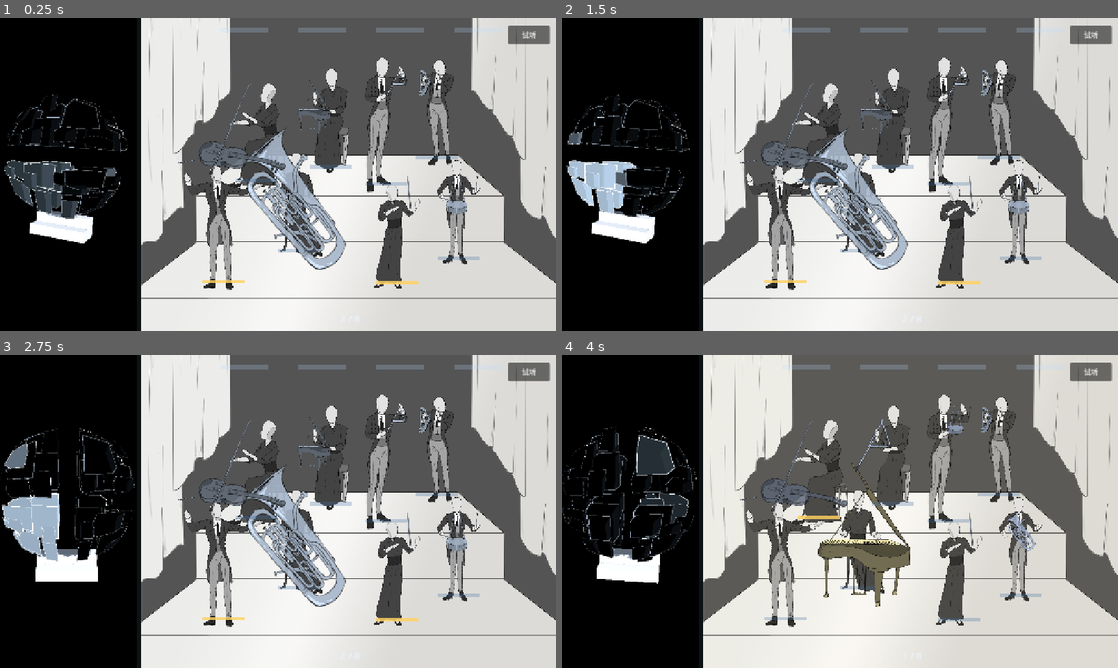
Above: before the commit, frames 1-4 (two rows, left to right).
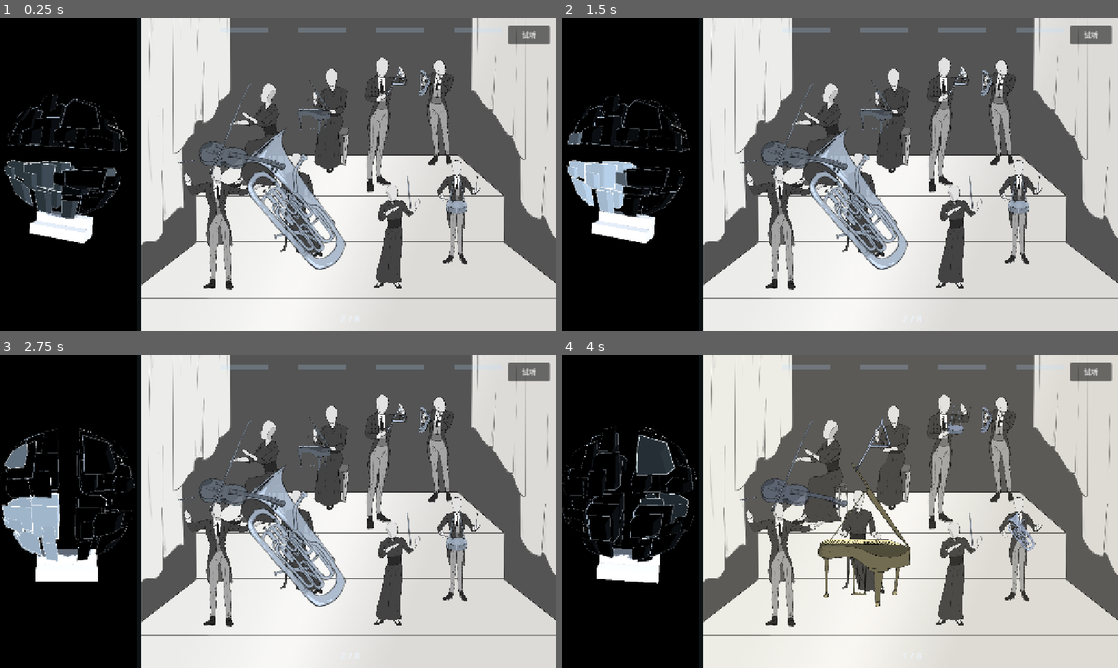
Above: after the commit, the same moments.

Repository: XiaozhiChenshi/A-ssemball
Game: Godot game, scene res://scenes/levels/chapter_2/level_2.tscn
Two runs of this game, one before a commit and one after it. Both use one fixed random seed, a clock stepped at 60 frames per second and the inputs below. This scene is started directly instead of the project's main scene.
Inputs (mouse positions are in pixels of both pictures, inside the frame that each line leads up to):
- Up to frame 1 (0.25 s): no input
- Up to frame 2 (1.5 s): tap Enter at 0.5, 0.6 s; move the mouse to (962, 158) at 0.52 s; hold D (rotate_sphere_right) 0.53-1.25 s; click (962, 158) at 0.67 s; tap Space at 0.77 s; drag from (728, 190) to (812, 237) at 1.27 s
- Up to frame 3 (2.75 s): move the mouse to (333, 442) at 2.02 s; hold D (rotate_sphere_right) from 2.03 s (still down); tap 2 at 2.1 s; click (333, 442) at 2.17 s
- Up to frame 4 (4 s): release D (rotate_sphere_right) at 2.75 s; drag from (812, 574) to (673, 464) at 2.77 s; move the mouse to (1006, 558) at 3.52 s; hold A (rotate_sphere_left) from 3.53 s (still down); tap 4 at 3.6 s; click (1006, 558) at 3.67 s; tap Space at 3.77 s

The runs differ from the first frame. In frame 1, 0.6% of the frame differs, in the area x 36-87%, y 44-86%; in frame 2, 0.6%; in frame 3, 0.6%; in frame 4, 0.6%.

Commit message:
修复了一点啸问题
曙光！

Diff:
--- a/A-ssemball/project.godot
+++ b/A-ssemball/project.godot
@@ -13,8 +13,8 @@
 config/name="A-ssemball"
 run/main_scene="res://scenes/main_entry.tscn"
 config/features=PackedStringArray("4.5", "Mobile")
+boot_splash/show_image=false
 config/icon="res://icon.svg"
-boot_splash/show_image=false
 
 [display]
 
--- a/A-ssemball/scripts/intro_interactive.gd
+++ b/A-ssemball/scripts/intro_interactive.gd
@@ -30,7 +30,6 @@
 @export var board_2_trigger_progress: float = 0.666
 @export var board_hidden_offset_y: float = 8.0
 @export var board_rise_speed: float = 12.0
-@export_range(0.1, 1.0, 0.01) var board_rise_move_speed_scale: float = 0.7
 @export var board_ground_y: float = 0.0
 @export var board_ground_clearance: float = 0.4
 @export var board_target_height_offset_y: float = 0.8
@@ -330,21 +329,8 @@
 			_move_speed_random_timer = maxf(0.05, interval)
 			_move_speed_factor_target = randf_range(1.0 - rand_strength, 1.0 + rand_strength)
 
-	if _is_any_board_rising():
-		_move_speed_factor_target *= clampf(board_rise_move_speed_scale, 0.1, 1.0)
-
 	var smooth_t := clampf(4.2 * delta, 0.0, 1.0)
 	_move_speed_factor_current = lerpf(_move_speed_factor_current, _move_speed_factor_target, smooth_t)
-
-
-func _is_any_board_rising() -> bool:
-	if material_board_1 != null and _board_1_triggered:
-		if absf(material_board_1.position.y - _board_1_target_y) > 0.01:
-			return true
-	if material_board_2 != null and _board_2_triggered:
-		if absf(material_board_2.position.y - _board_2_target_y) > 0.01:
-			return true
-	return false
 
 
 func _update_camera_motion(delta: float, moving: bool) -> void:
--- a/A-ssemball/scripts/levels/chapter_1/level_1.gd
+++ b/A-ssemball/scripts/levels/chapter_1/level_1.gd
@@ -148,7 +148,7 @@
 var _noise_overlay: ColorRect
 var _noise_material: ShaderMaterial
 var _flash_overlay: ColorRect
-var _sphere_click_audio_player: AudioStreamPlayer3D
+var _sphere_click_audio_player: AudioStreamPlayer
 var _stage_event_audio_player: AudioStreamPlayer
 var _stage_event_audio_player_b: AudioStreamPlayer
 var _clock_loop_audio_player: AudioStreamPlayer
@@ -210,12 +210,10 @@
 	if _sphere_click_audio_player != null and is_instance_valid(_sphere_click_audio_player):
 		pass
 	else:
-		_sphere_click_audio_player = AudioStreamPlayer3D.new()
+		_sphere_click_audio_player = AudioStreamPlayer.new()
 		_sphere_click_audio_player.name = "SphereClickAudioPlayer"
 		_sphere_click_audio_player.stream = SPHERE_CLICK_AUDIO
-		_sphere_click_audio_player.attenuation_model = AudioStreamPlayer3D.ATTENUATION_DISABLED
-		_sphere_click_audio_player.unit_size = 1.0
-		sphere.add_child(_sphere_click_audio_player)
+		add_child(_sphere_click_audio_player)
 
 	if _stage_event_audio_player != null and is_instance_valid(_stage_event_audio_player):
 		pass
@@ -254,7 +252,6 @@
 func _play_sphere_click_audio() -> void:
 	if _sphere_click_audio_player == null or not is_instance_valid(_sphere_click_audio_player):
 		return
-	_sphere_click_audio_player.global_position = sphere.global_position
 	_sphere_click_audio_player.stop()
 	_sphere_click_audio_player.play()
 
--- a/A-ssemball/scripts/levels/chapter_1/level_2.gd
+++ b/A-ssemball/scripts/levels/chapter_1/level_2.gd
@@ -61,6 +61,11 @@
 @export_range(15.0, 180.0, 1.0) var rotation_pitch_speed_deg: float = 66.0
 @export_range(10.0, 89.0, 1.0) var pitch_limit_deg: float = 72.0
 @export_range(0.2, 2.0, 0.01) var hand_wipe_duration_sec: float = 1.15
+@export_range(0.8, 1.6, 0.01) var route_tone_pitch_min: float = 0.94
+@export_range(0.8, 1.6, 0.01) var route_tone_pitch_peak: float = 1.22
+@export_range(0.8, 1.6, 0.01) var route_tone_pitch_end: float = 1.0
+@export_range(0.2, 0.95, 0.01) var route_tone_peak_ratio: float = 0.65
+@export_range(0.0, 0.08, 0.001) var route_tone_pitch_jitter: float = 0.018
 
 @onready var chapter_1_split: HSplitContainer = $Chapter1Split
 @onready var left_3d: SubViewportContainer = $Chapter1Split/Left3D
@@ -174,6 +179,7 @@
 var _transition_burn_route_points: PackedVector2Array = PackedVector2Array()
 var _transition_burn_route_closed: bool = false
 var _sphere_click_audio_player: AudioStreamPlayer
+var _route_tone_rng: RandomNumberGenerator = RandomNumberGenerator.new()
 
 
 func _ready() -> void:
@@ -194,6 +200,7 @@
 	_stage_data = _build_stage_data()
 	_ensure_cell_root()
 	_ensure_audio_players()
+	_route_tone_rng.randomize()
 	sphere.rotation = Vector3.ZERO
 
 	resized.connect(_on_layout_changed)
@@ -941,11 +948,11 @@
 	float soft = mix(0.05, 0.22, progress);
 	float local = max(radial(uv, origin_a, local_radius, soft), radial(uv, origin_b, local_radius * 0.88, soft));
 	local = max(local, radial(uv, origin_c, local_radius * 1.08, soft));
-	float global = smoothstep(0.45, 1.0, progress);
+	float global_flash = smoothstep(0.45, 1.0, progress);
 	float grain = hash(floor(uv * vec2(96.0, 72.0)) + vec2(floor(TIME * 34.0), floor(TIME * 29.0)));
 	float scan = max(0.0, sin((uv.y + TIME * 0.95) * 92.0));
 	float tear = smoothstep(0.78, 1.0, hash(vec2(floor(TIME * 22.0), floor(uv.y * 18.0))));
-	float exposure = clamp((local + global * 0.85) * intensity, 0.0, 1.35);
+	float exposure = clamp((local + global_flash * 0.85) * intensity, 0.0, 1.35);
 	exposure += grain * 0.18 * intensity * progress;
 	exposure += scan * 0.12 * intensity * progress;
 	exposure += tear * 0.18 * intensity * progress;
@@ -2581,6 +2588,25 @@
 func _play_sphere_click_audio() -> void:
 	if _sphere_click_audio_player == null or not is_instance_valid(_sphere_click_audio_player):
 		return
+	_sphere_click_audio_player.pitch_scale = 1.0
+	_sphere_click_audio_player.stop()
+	_sphere_click_audio_player.play()
+
+
+func _play_route_progress_tone(step_count: int, total_steps: int) -> void:
+	if _sphere_click_audio_player == null or not is_instance_valid(_sphere_click_audio_player):
+		return
+	if total_steps <= 0:
+		return
+
+	var t := clampf(float(step_count) / float(total_steps), 0.0, 1.0)
+	var pitch := lerpf(route_tone_pitch_min, route_tone_pitch_peak, t)
+
+	var jitter := route_tone_pitch_jitter
+	if jitter > 0.0:
+		pitch += _route_tone_rng.randf_range(-jitter, jitter)
+
+	_sphere_click_audio_player.pitch_scale = clampf(pitch, 0.8, 1.6)
 	_sphere_click_audio_player.stop()
 	_sphere_click_audio_player.play()
 
@@ -2675,6 +2701,7 @@
 		return
 
 	_selected_route_ids.append(target_id)
+	_play_route_progress_tone(_selected_route_ids.size(), _current_stage_route_ids.size())
 	_drag_anchor_cell_id = target_id
 	_hover_cell_id = -1
 	_hover_hold_elapsed = 0.0
@@ -3424,12 +3451,9 @@
 func _load_pointer_hand_texture() -> Texture2D:
 	if _hand_pointer_texture != null:
 		return _hand_pointer_texture
-	var image := Image.new()
-	var error := image.load(ProjectSettings.globalize_path(HAND_POINTER_TEXTURE_PATH))
-	if error != OK:
+	_hand_pointer_texture = load(HAND_POINTER_TEXTURE_PATH) as Texture2D
+	if _hand_pointer_texture == null:
 		push_warning("Missing tracing hand pointer texture: %s" % HAND_POINTER_TEXTURE_PATH)
-		return null
-	_hand_pointer_texture = ImageTexture.create_from_image(image)
 	return _hand_pointer_texture
 
 
--- a/A-ssemball/scripts/levels/chapter_2/level_2.gd
+++ b/A-ssemball/scripts/levels/chapter_2/level_2.gd
@@ -573,7 +573,7 @@
 		for i in range(8):
 			var foot := stage_root.get_node_or_null("FootLight_%d" % i) as ColorRect
 			if foot != null:
-				_foot_lights.append(foot)
+				foot.visible = false
 		for i in range(4):
 			var top := stage_root.get_node_or_null("TopLight_%d" % i) as ColorRect
 			if top != null:
@@ -594,14 +594,6 @@
 	_stage_flash.color = Color(1.0, 0.94, 0.72, 0.0)
 	_stage_flash.mouse_filter = Control.MOUSE_FILTER_IGNORE
 	stage_root.add_child(_stage_flash)
-
-	for i in range(8):
-		var foot := ColorRect.new()
-		foot.name = "FootLight_%d" % i
-		foot.color = Color(0.24, 0.42, 0.62, 0.28)
-		foot.mouse_filter = Control.MOUSE_FILTER_IGNORE
-		stage_root.add_child(foot)
-		_foot_lights.append(foot)
 
 	for i in range(4):
 		var top := ColorRect.new()
@@ -681,13 +673,14 @@
 			icon.size = icon_size
 		icon.move_to_front()
 
-		var foot := _foot_lights[i]
-		var foot_pos := icon.position + Vector2(icon.size.x * 0.5 - 48.0 * scale.x, 126.0 * scale.y)
-		if doll != null:
-			foot_pos = doll.position + Vector2(doll.size.x * 0.5 - 48.0 * scale.x, doll.size.y * 0.92)
-		foot.position = foot_pos
-		foot.size = Vector2(96.0, 8.0) * scale
-		foot.move_to_front()
+		if i < _foot_lights.size():
+			var foot := _foot_lights[i]
+			var foot_pos := icon.position + Vector2(icon.size.x * 0.5 - 48.0 * scale.x, 126.0 * scale.y)
+			if doll != null:
+				foot_pos = doll.position + Vector2(doll.size.x * 0.5 - 48.0 * scale.x, doll.size.y * 0.92)
+			foot.position = foot_pos
+			foot.size = Vector2(96.0, 8.0) * scale
+			foot.move_to_front()
 
 	for i in range(_top_lights.size()):
 		var top := _top_lights[i]
Not shown, changed: A-ssemball/export_presets.cfg
Not shown, added: a-ssemball_2026-05-08_17-55-08.zip
